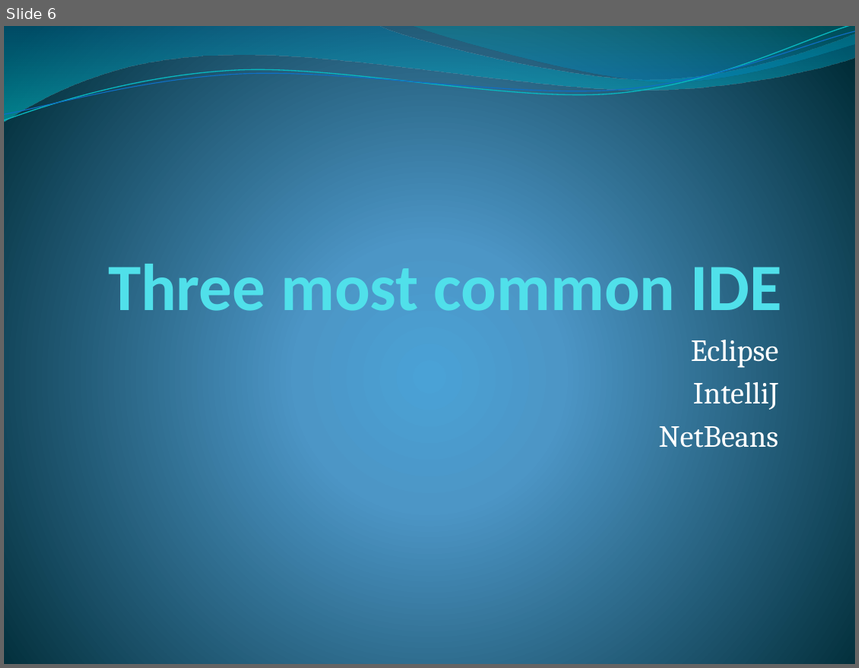
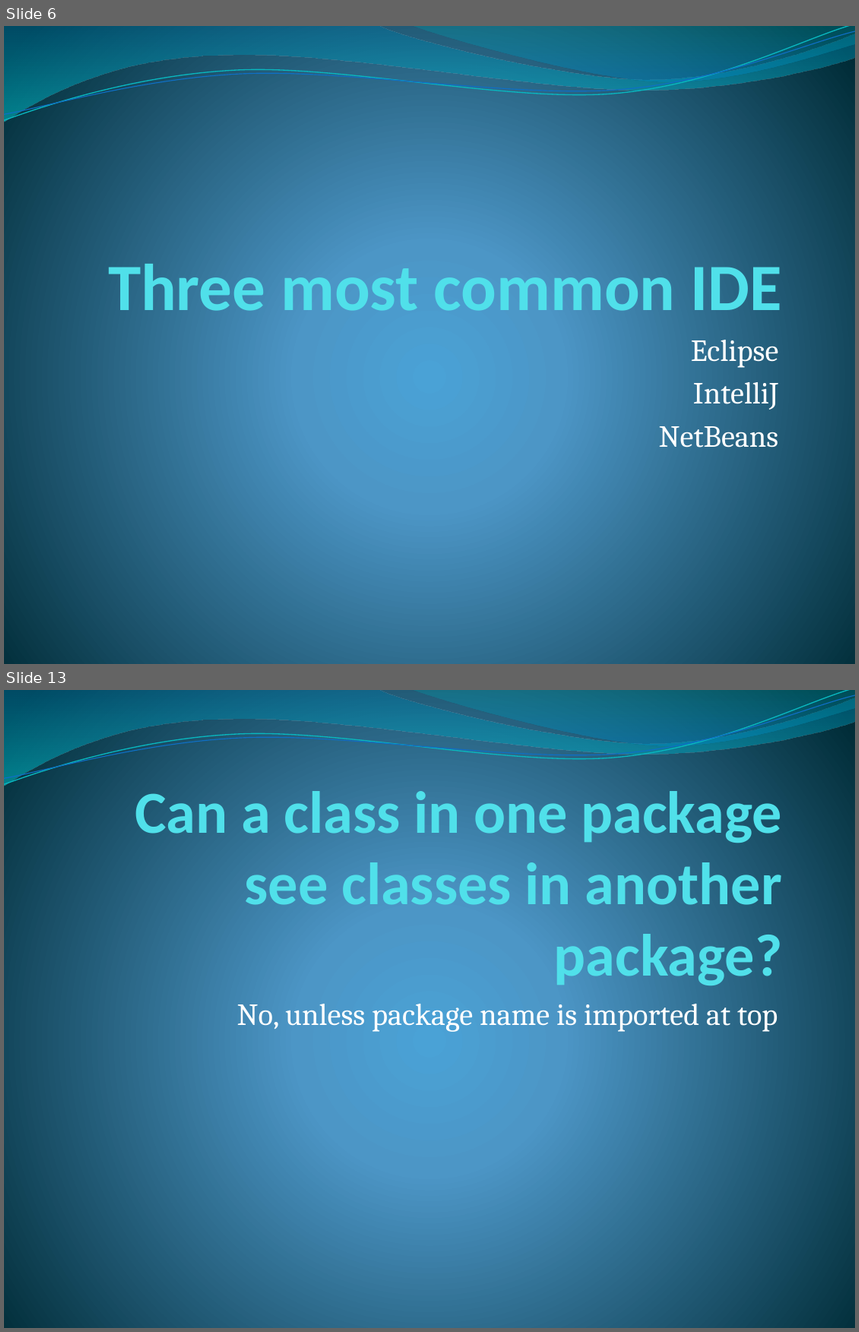
Before and after one commit to githubsebkun/Software-Interview-Questions, a slide deck: Java.pptx. Shown one above the other, each under a label of ours: slide 6 before the commit, slides 6 and 13 after it; the slides between them are not shown. The pictures are 859x668 and 859x1332 pixels, drawn with LibreOffice and Linux fonts; fonts in the diff are those of the drawing. Boxes give left, top, right and bottom in pixels: in the first picture for what was removed or moved away, otherwise in the second. Text is boxed around its words. In the diff, an @@ line names an element or a change of style, - is before the commit and + after.

```diff
--- a/Java.pptx
+++ b/Java.pptx
@@ slide 13 added at (4, 690, 855, 1328), background gradient #4AA0D6 to #4C98C7 to #002C38; not listed: 4 template elements that a slide beside it also shows @@
@@ title added at (135, 783, 783, 990), 50.4 pt, text #51E0EA, bold @@
+Can a class in one package see classes in another package?
@@ subtitle added at (237, 1004, 778, 1032), 26 pt, text #FFFFFF @@
+No, unless package name is imported at top
```
Also in this commit, not shown: 69 other slides added, 10 other files.
